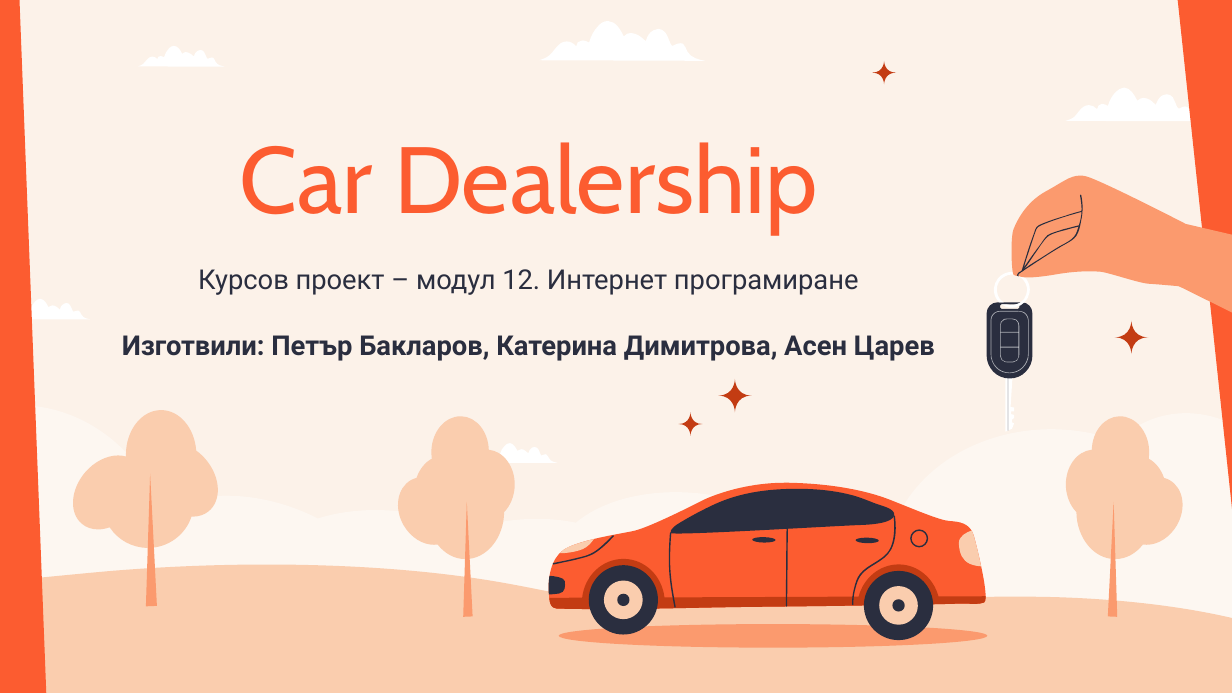
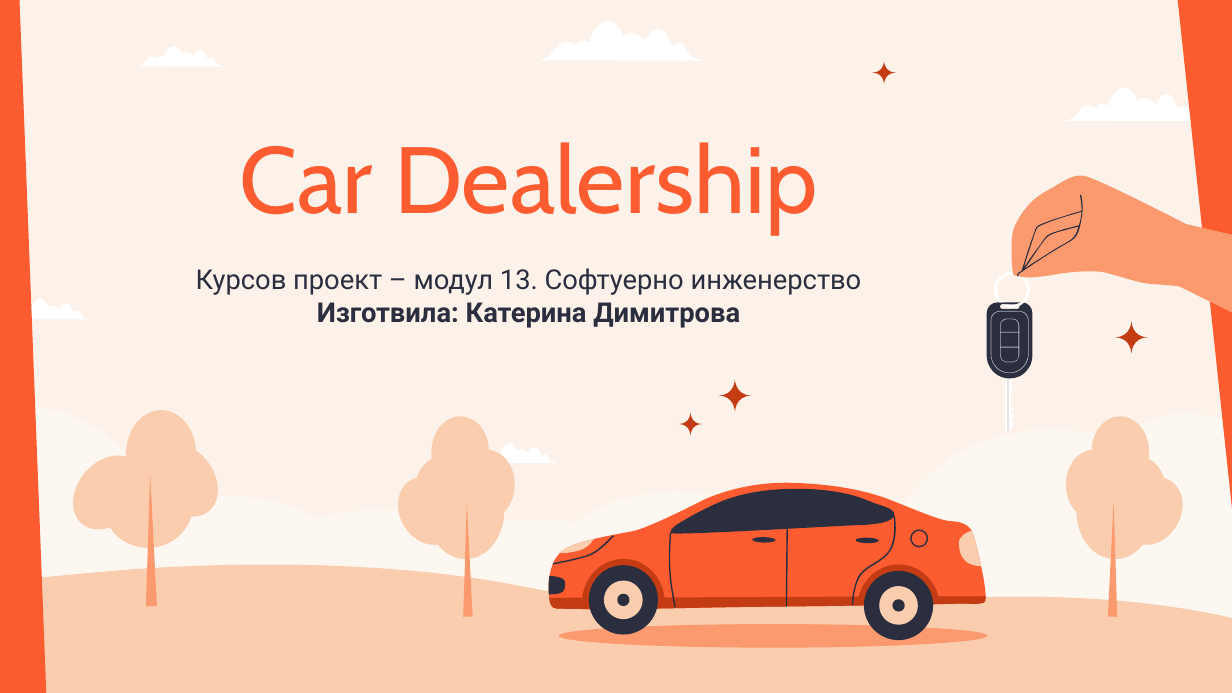
Before and after one commit to cathy-09/CarDealership, a slide deck: slide 1 of Presentation/CarDealership Presentation.pptx. Drawn at 1232x693 pixels with LibreOffice and Linux fonts; fonts in the diff are those of the drawing. Boxes give left, top, right and bottom in pixels: in the first picture for what was removed or moved away, otherwise in the second. Text is boxed around its words. In the diff, an @@ line names an element or a change of style, - is before the commit and + after.

```diff
--- a/Presentation/CarDealership Presentation.pptx
+++ b/Presentation/CarDealership Presentation.pptx
@@ subtitle at box(196, 268, 862, 328): text changed; bold off @@
-Курсов проект – модул 12. Интернет програмиране
-Изготвили: Петър Бакларов, Катерина Димитрова, Асен Царев
+Курсов проект – модул 13. Софтуерно инженерство
+Изготвилa: Катерина Димитрова
```
Also in this commit, not shown: 4 other slides changed, 2 slides removed.
